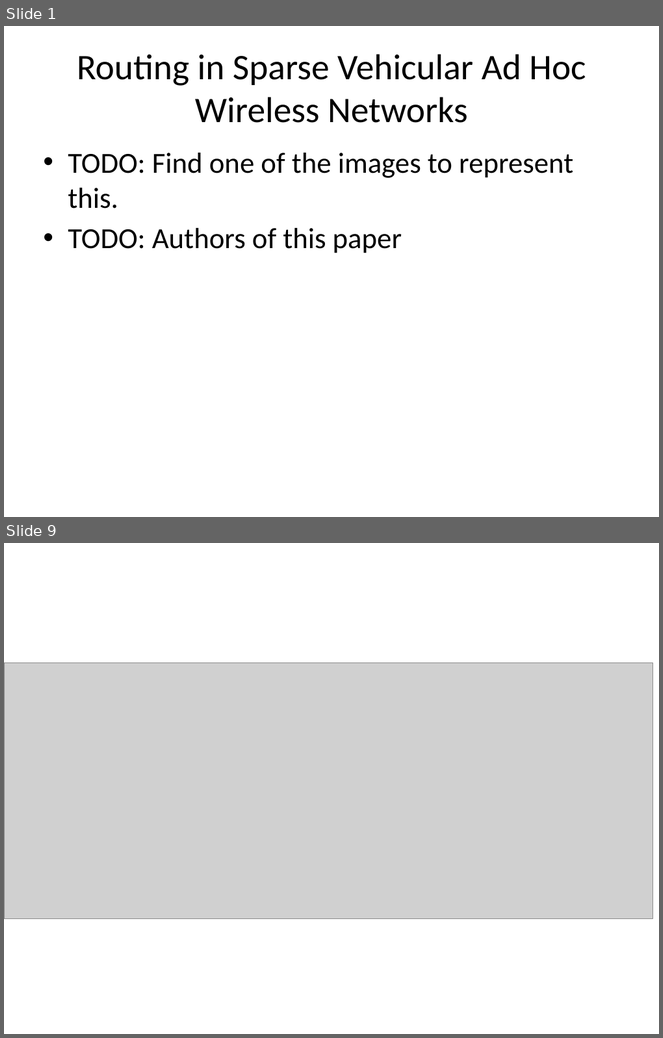
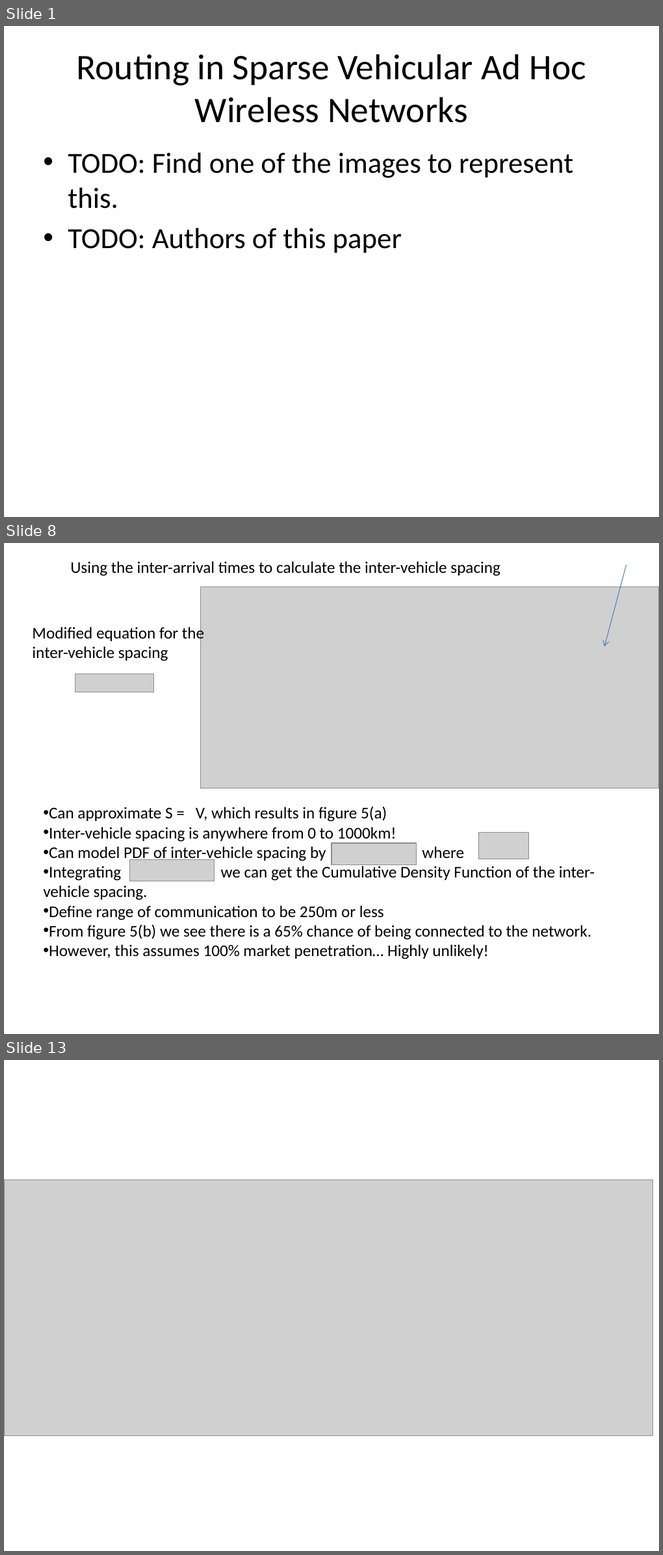
Before and after one commit to f33losopher/EEMaster_VANET, a slide deck: VANET_Felix.pptx. Shown one above the other, each under a label of ours: slides 1 and 9 before the commit, slides 1, 8 and 13 after it; the slides between them are not shown. The pictures are 663x1038 and 663x1555 pixels, drawn with LibreOffice and Linux fonts; fonts in the diff are those of the drawing; grey boxes stand for pictures; background and template pictures are left out. Boxes give left, top, right and bottom in pixels: in the first picture for what was removed or moved away, otherwise in the second. Text is boxed around its words. In the diff, an @@ line names an element or a change of style, - is before the commit and + after.

Commit message:
Work up to impact of market penetration Added stuff to power point up to K-S Test

```diff
--- a/VANET_Felix.pptx
+++ b/VANET_Felix.pptx
@@ slide 8 added at box(4, 543, 659, 1034), background #FFFFFF @@
@@ text added at box(70, 561, 501, 576), 18 pt, text #000000 @@
+Using the inter-arrival times to calculate the inter-vehicle spacing
@@ arrow added from (627, 564) to (605, 646), #4B7EBC 0.75 pt @@
@@ picture added at box(200, 587, 659, 789) @@
@@ text added at box(32, 626, 204, 661), 18 pt, text #000000 @@
+Modified equation for the inter-vehicle spacing
@@ picture added at box(75, 674, 154, 693) @@
@@ text added at box(43, 807, 595, 960), 18 pt, text #000000 @@
+• Can approximate S = V, which results in figure 5(a)
+• Inter-vehicle spacing is anywhere from 0 to 1000km!
+• Can model PDF of inter-vehicle spacing by where
+• Integrating we can get the Cumulative Density Function of the inter-vehicle spacing.
+• Define range of communication to be 250m or less
+• From figure 5(b) we see there is a 65% chance of being connected to the network.
+• However, this assumes 100% market penetration… Highly unlikely!
@@ picture added at box(479, 833, 529, 860) @@
@@ picture added at box(332, 843, 416, 865) @@
@@ picture added at box(130, 860, 215, 881) @@
@@ what was slide 9 is now slide 13 @@
```
Also in this commit, not shown: 10 other slides added, 7 slides removed, 2 other files.
